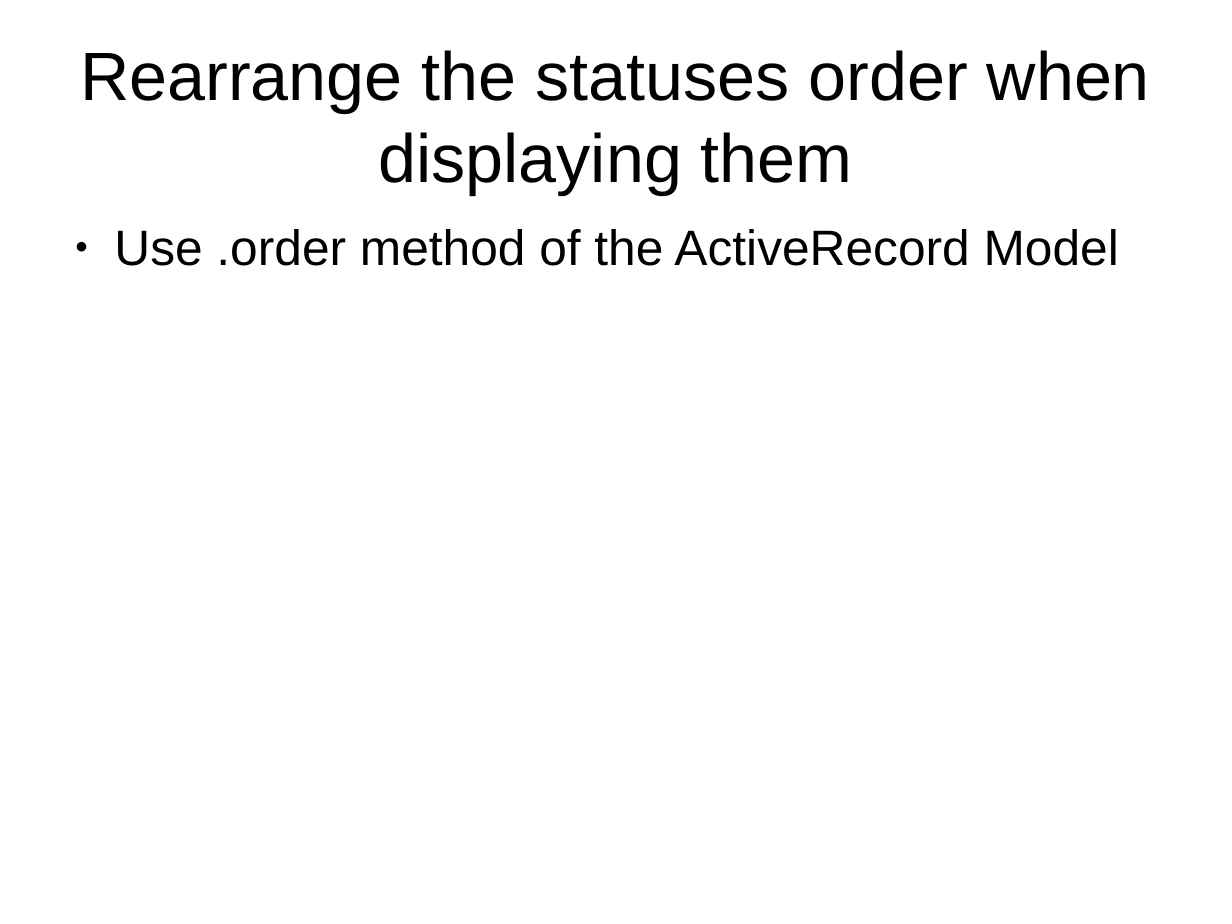
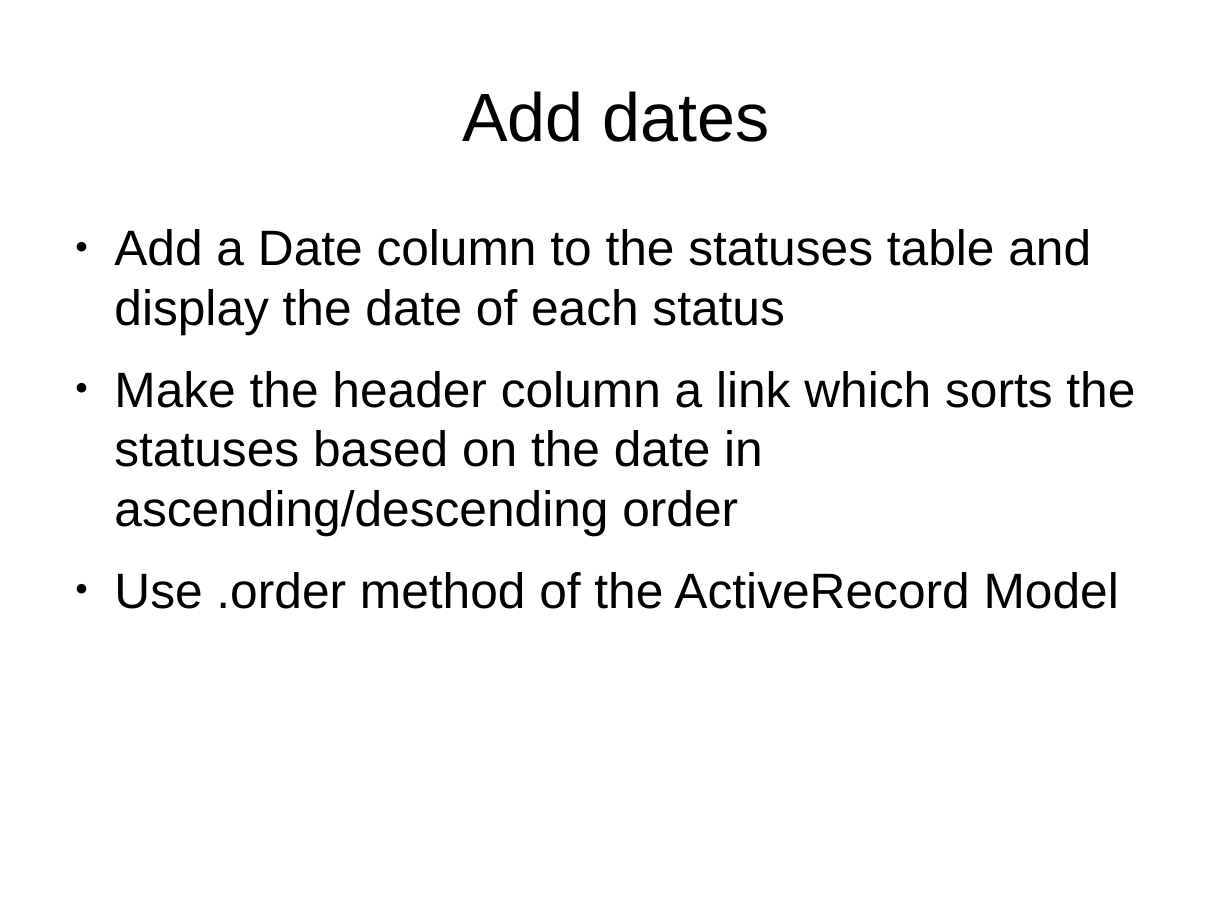
Before and after one commit to ablagoev/nbu-course-citb608, a slide deck: slide 17 of Exercises/Lecture10.odp. Drawn at 1232x924 pixels with LibreOffice and Linux fonts; fonts in the diff are those of the drawing. Boxes give left, top, right and bottom in pixels: in the first picture for what was removed or moved away, otherwise in the second. Text is boxed around its words. In the diff, an @@ line names an element or a change of style, - is before the commit and + after.

Commit message:
Update sorting task

```diff
--- a/Exercises/Lecture10.odp
+++ b/Exercises/Lecture10.odp
@@ title at (462,91,769,142): text changed @@
-Rearrange the statuses order when displaying them
+Add dates
@@ text at (114,229,1135,535): paragraphs added @@
+● Add a Date column to the statuses table and display the date of each status
+● Make the header column a link which sorts the statuses based on the date in ascending/descending order
```
